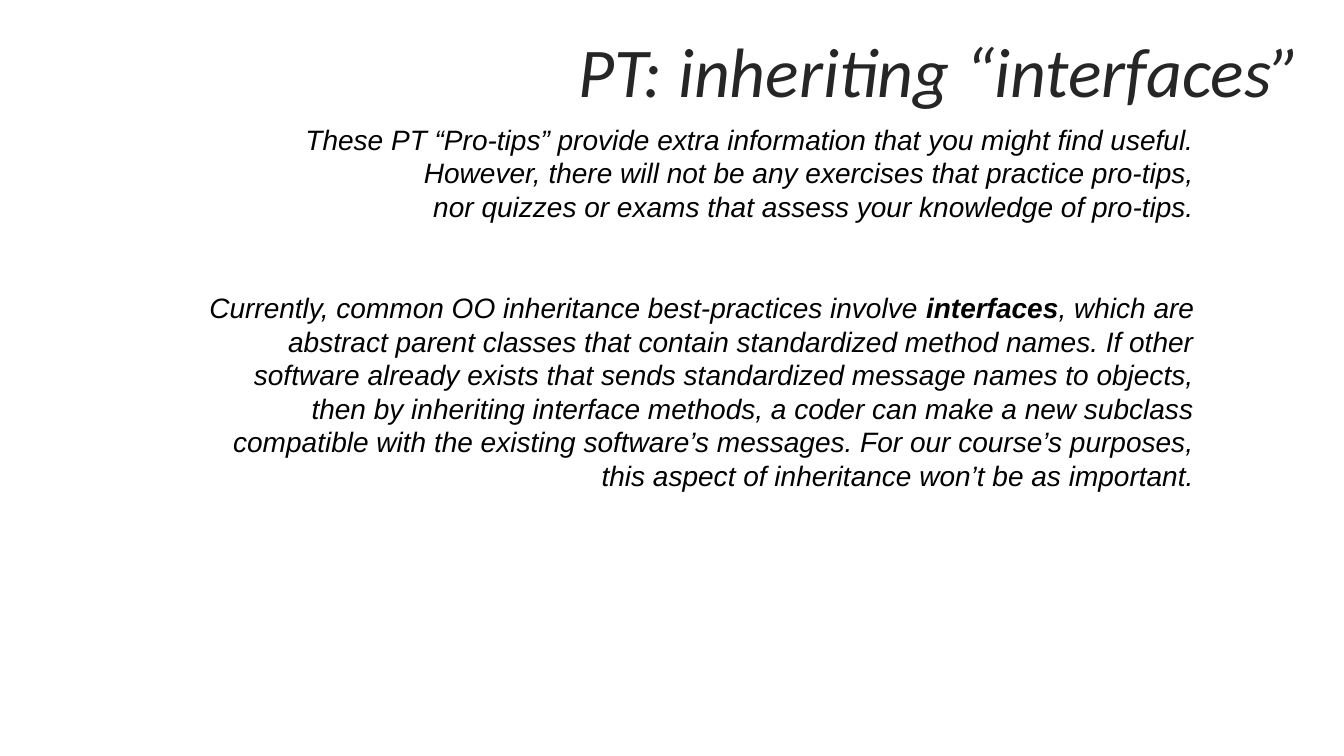
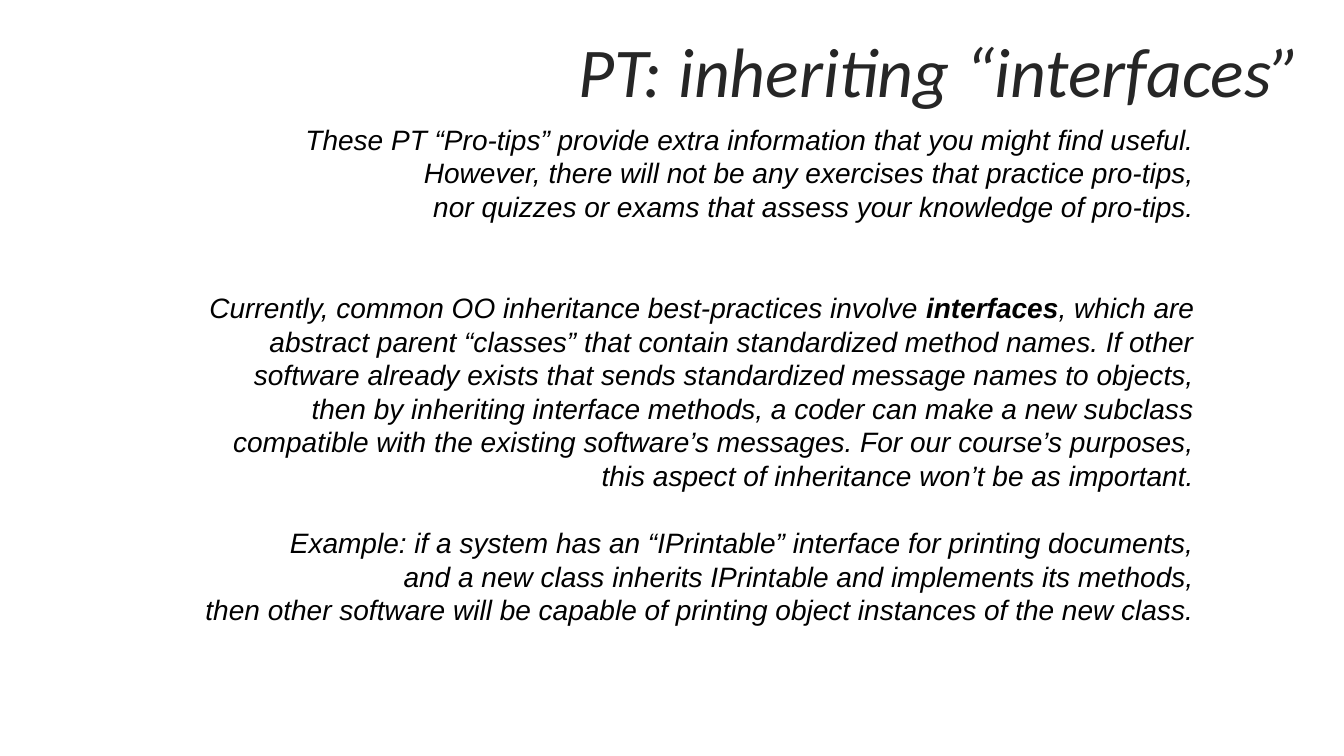
Before and after one commit to byui-cyber360/content, a slide deck: slide 11 of CYBER360-1.5-OO-Principles.pptx. Drawn at 1344x756 pixels with LibreOffice and Linux fonts; fonts in the diff are those of the drawing. Boxes give left, top, right and bottom in pixels: in the first picture for what was removed or moved away, otherwise in the second. Text is boxed around its words. In the diff, an @@ line names an element or a change of style, - is before the commit and + after.

```diff
--- a/CYBER360-1.5-OO-Principles.pptx
+++ b/CYBER360-1.5-OO-Principles.pptx
@@ text at [205, 297, 1194, 626]: text changed @@
-  Currently, common OO inheritance best-practices involve interfaces, which are abstract parent classes that contain standardized method names. If other software already exists that sends standardized message names to objects, then by inheriting interface methods, a coder can make a new subclass compatible with the existing software’s messages. For our course’s purposes, this aspect of inheritance won’t be as important.
+  Currently, common OO inheritance best-practices involve interfaces, which are abstract parent “classes” that contain standardized method names. If other software already exists that sends standardized message names to objects, then by inheriting interface methods, a coder can make a new subclass compatible with the existing software’s messages. For our course’s purposes, this aspect of inheritance won’t be as important.
+  Example: if a system has an “IPrintable” interface for printing documents,
+  and a new class inherits IPrintable and implements its methods,
+  then other software will be capable of printing object instances of the new class.
```
Also in this commit, not shown: 6 other slides changed, 13 other files.
